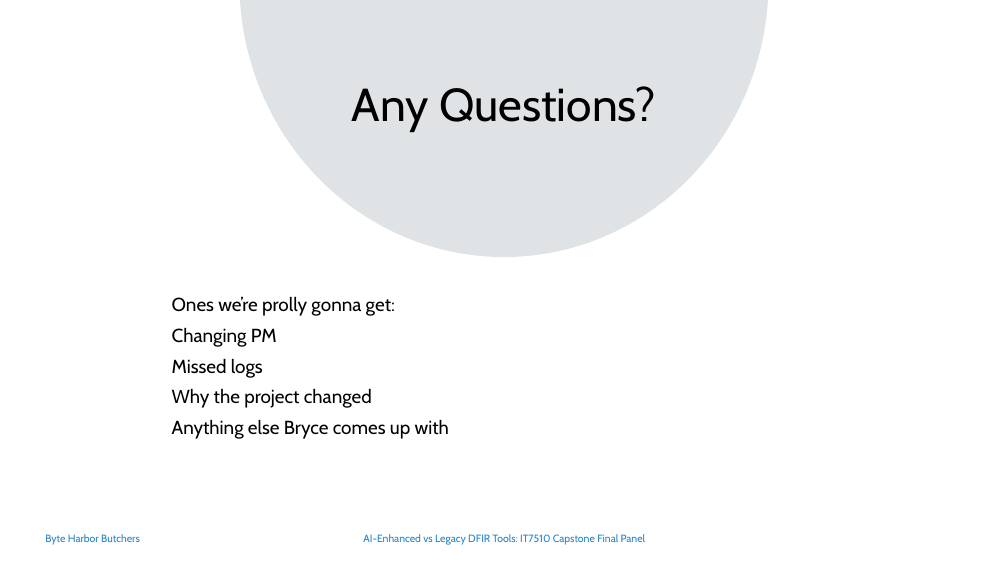
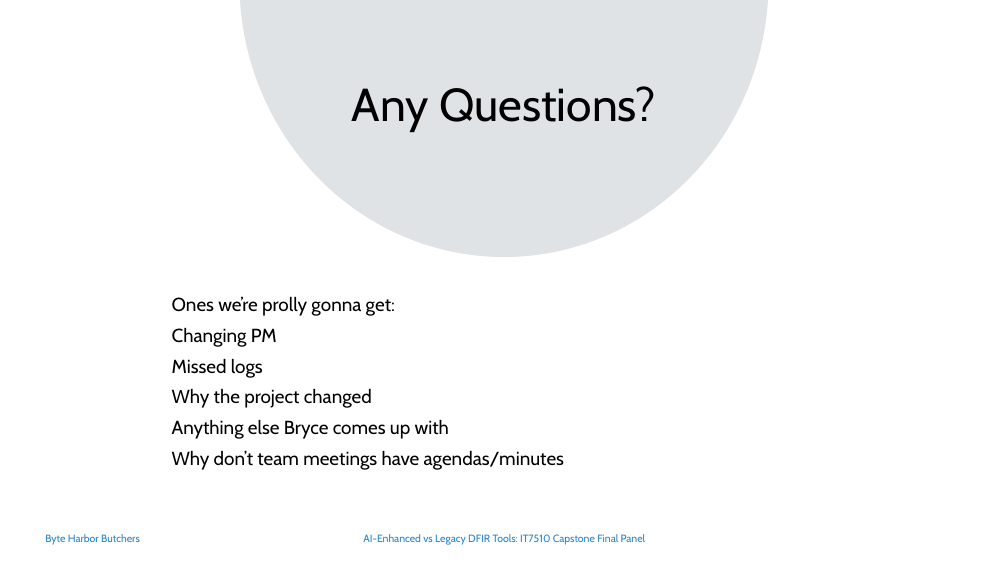
Before and after one commit to DavidSushames/BHB-Capstone, a slide deck: slide 15 of Academic Documents/Final Panel Presentation/Final Panel Slides 1.1 - DS.pptx. Drawn at 1008x567 pixels with LibreOffice and Linux fonts; fonts in the diff are those of the drawing; background and template pictures are left out. Boxes give left, top, right and bottom in pixels: in the first picture for what was removed or moved away, otherwise in the second. Text is boxed around its words. In the diff, an @@ line names an element or a change of style, - is before the commit and + after.

```diff
--- a/Academic Documents/Final Panel Presentation/Final Panel Slides 1.1 - DS.pptx
+++ b/Academic Documents/Final Panel Presentation/Final Panel Slides 1.1 - DS.pptx
@@ text at box(172, 450, 564, 470): paragraph added @@
+Why don’t team meetings have agendas/minutes
```
Also in this commit, not shown: 2 other files.
